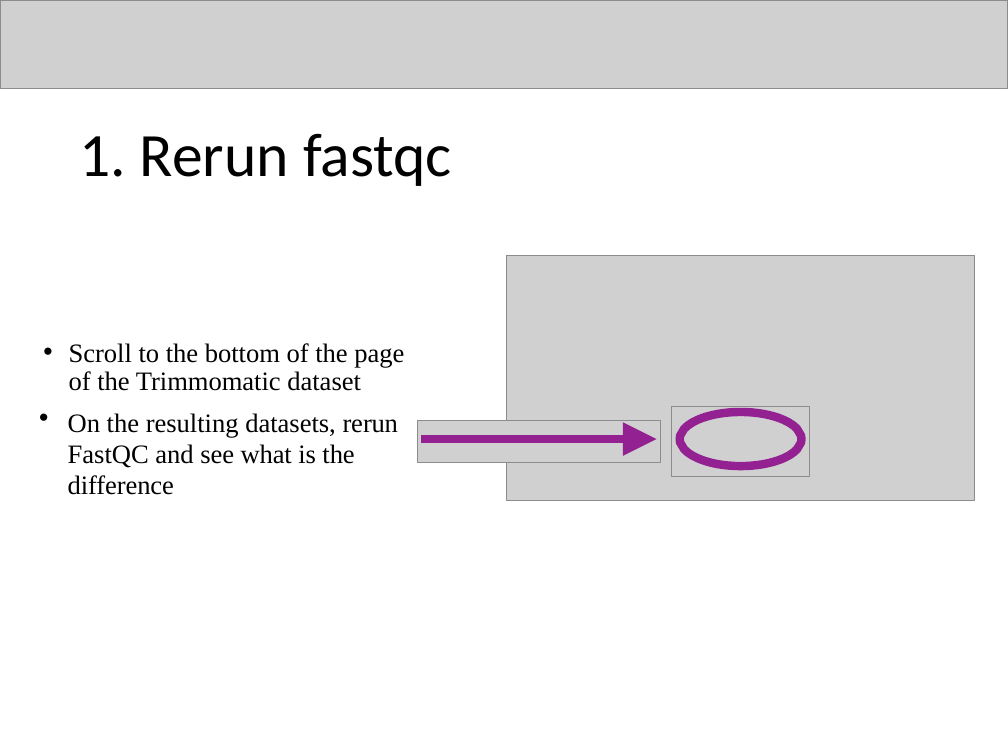
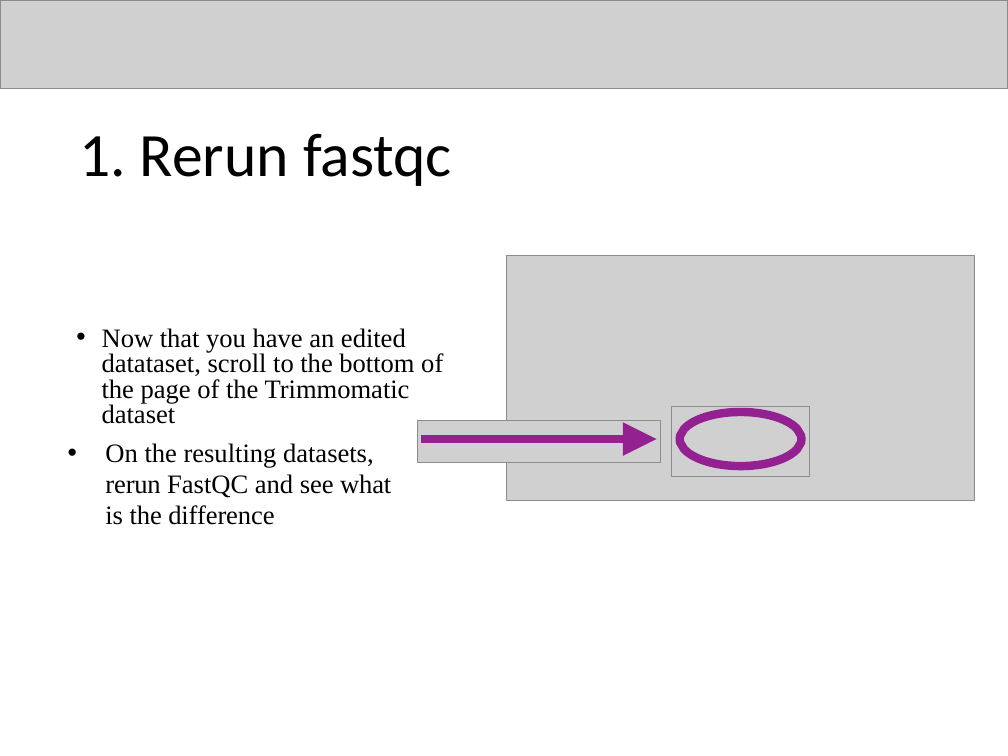
Before and after one commit to zajacn/metagenomics_course_FGCZ, a slide deck: slide 8 of instructions/FastQC.pptx. Drawn at 1008x756 pixels with LibreOffice and Linux fonts; fonts in the diff are those of the drawing; grey boxes stand for pictures; background and template pictures are left out. Boxes give left, top, right and bottom in pixels: in the first picture for what was removed or moved away, otherwise in the second. Text is boxed around its words. In the diff, an @@ line names an element or a change of style, - is before the commit and + after.

```diff
--- a/instructions/FastQC.pptx
+++ b/instructions/FastQC.pptx
@@ text at box(102, 328, 443, 424): text changed @@
-• Scroll to the bottom of the page of the Trimmomatic dataset
+• Now that you have an edited datataset, scroll to the bottom of the page of the Trimmomatic dataset
@@ text removed at box(38, 399, 50, 433) @@
-•
@@ text "On the resulting datasets, rerun ...": place and size @@
-text "On the resulting datasets, rerun ..." at box(68, 413, 398, 495)
+text "On the resulting datasets, rerun ..." at box(105, 443, 391, 525)
@@ text "On the resulting datasets, rerun ..." at box(105, 443, 391, 525): bullet none to • @@
```
Also in this commit, not shown: 4 other slides changed, 3 other files.
